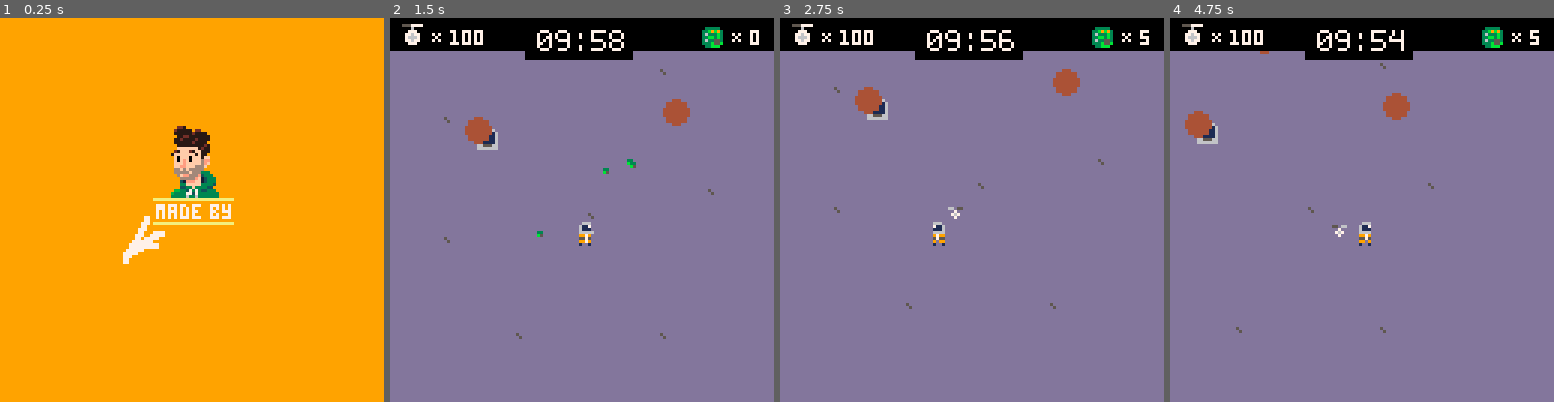
Above: before the commit, frames 1-4 (left to right).
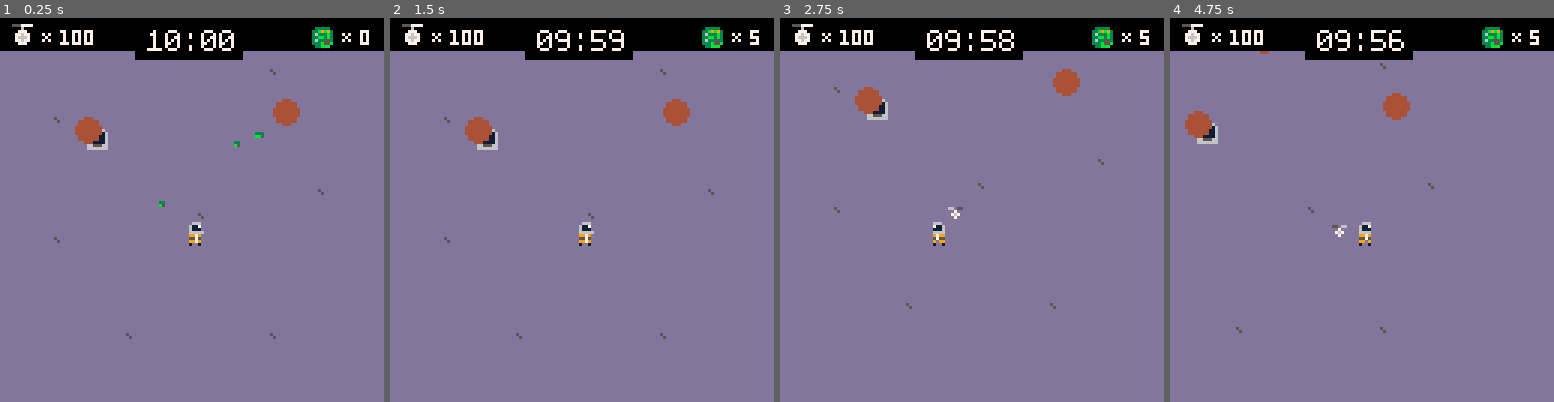
Above: after the commit, the same moments.

Repository: kevinthompson/moonbreak-p8
Game: PICO-8 cartridge moonbreak.p8
The game is run twice, just before and just after one commit, with the same random seed, the same clock (stepped at 60 frames per second) and the same inputs.
Inputs:
- Up to frame 1 (0.25 s): no input
- Up to frame 2 (1.5 s): tap O (Z key) at 0.33, 0.7, 1.43 s; tap X (X key) at 1.07 s
- Up to frame 3 (2.75 s): hold Left 1.97-2.37 s; tap X (X key) at 2.07, 2.4, 2.73 s; tap O (Z key) at 2.22 s; hold Down from 2.42 s (still down)
- Up to frame 4 (4.75 s): release Down at 2.82 s; hold Right 2.87-3.53 s; tap X (X key) every 0.33 s from 3.07 to 4.73 s; tap O (Z key) at 3.1, 3.98 s; hold Up 3.58-4.08 s; hold Right 4.13-4.53 s; hold Down from 4.58 s (still down)

The runs differ from the first frame. In frame 1, 100% of the frame differs, in the area x 0-100%, y 0-100%; in frame 2, 0.2%; in frame 3, 0.1%; in frame 4, 0.2%.

Commit message:
feat: add async utility

Diff:
--- a/moonbreak.p8
+++ b/moonbreak.p8
@@ -8,6 +8,7 @@
 #include scripts/utilities/globals.lua
 #include scripts/utilities/debug.lua
 #include scripts/utilities/class.lua
+#include scripts/utilities/async.lua
 #include scripts/utilities/gameobject.lua
 #include scripts/utilities/helpers.lua
 
--- a/scripts/main.lua
+++ b/scripts/main.lua
@@ -1,9 +1,10 @@
 function _init()
   log("Initializing...", true)
-  scene:load(splash)
+  scene:load(game)
 end
 
 function _update60()
+  async:update()
   scene.current:update()
 end
 
--- a/scripts/scenes/splash.lua
+++ b/scripts/scenes/splash.lua
@@ -13,8 +13,7 @@
     ? "by",70,62,7
     line(51,68,77,68,10)
     sfx(63)
-
-    routine=cocreate(function()
+    async:call(function()
       local wgt=1
       local points=split("49,66;45,74;41,80,1;44,77;53,71,1;44,77;50,75;51,75,0;52,76,1;55,76;56,74;55,76;59,76,0;60,75;61,74,1;62,76,0;64,76,0;65,74,1;65,76;68,75;72,74;73,76;79,76,0;82,75;84,73",";")
       local current=split(points[1])
@@ -43,10 +42,4 @@
       scene:load(game)
     end)
   end,
-
-  update = function(_ENV)
-    if costatus(routine) != "dead" then
-      assert(coresume(routine))
-    end
-  end
 })
--- /dev/null
+++ b/scripts/utilities/async.lua
@@ -0,0 +1,17 @@
+async = class:extend({
+  coroutines = {},
+
+  call = function(_ENV,func)
+    add(coroutines,cocreate(func))
+  end,
+
+  update = function(_ENV)
+    for routine in all(coroutines) do
+      if costatus(routine) != "dead" then
+        assert(coresume(routine))
+      else
+        del(coroutines,routine)
+      end
+    end
+  end
+})
